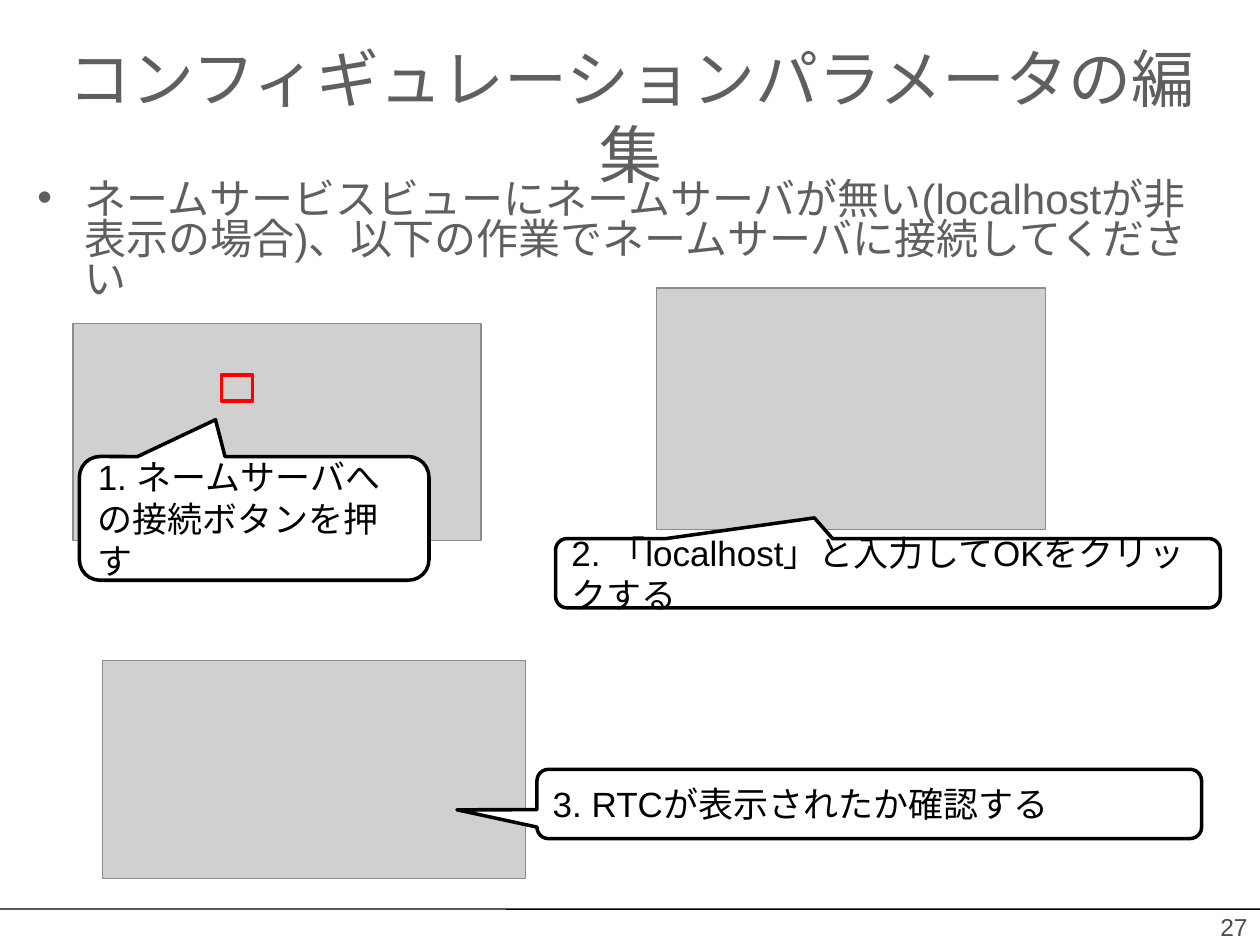
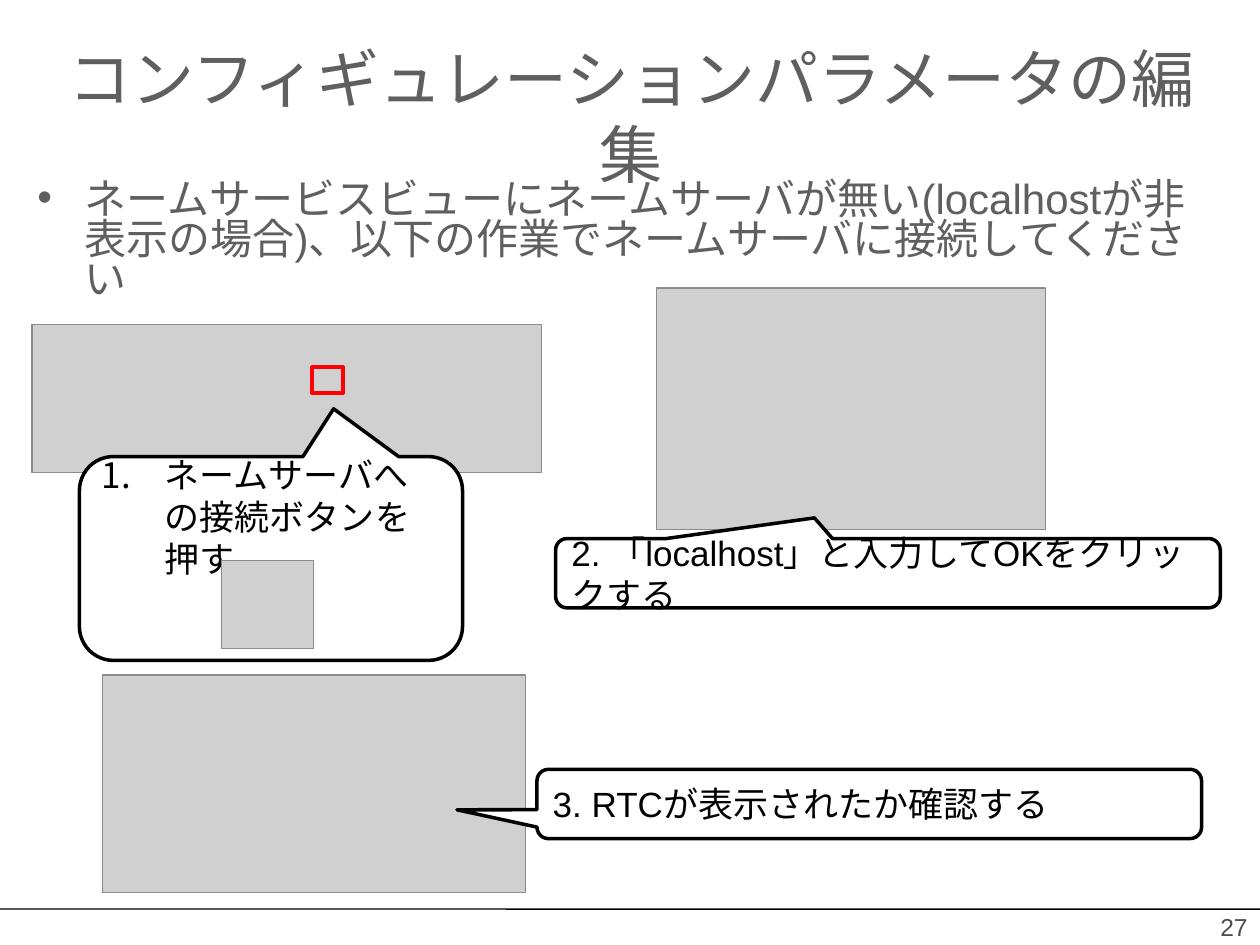
Before and after one commit to OpenRTM/RTM_Tutorial, a slide deck: slide 27 of ppt/Choreonoid入門.pptx. Drawn at 1260x945 pixels with LibreOffice and Linux fonts; fonts in the diff are those of the drawing; grey boxes stand for pictures; background and template pictures are left out. Boxes give left, top, right and bottom in pixels: in the first picture for what was removed or moved away, otherwise in the second. Text is boxed around its words. In the diff, an @@ line names an element or a change of style, - is before the commit and + after.

```diff
--- a/ppt/Choreonoid入門.pptx
+++ b/ppt/Choreonoid入門.pptx
@@ picture: place and size @@
-picture at (73,324,481,541)
+picture at (32,324,541,472)
@@ rectangle: place and size @@
-rectangle at (222,374,253,401)
+rectangle at (312,367,344,393)
@@ rounded speech box "ネームサーバへの接続ボタンを押す": place and size @@
-rounded speech box "ネームサーバへの接続ボタンを押す" at (79,456,428,580)
+rounded speech box "ネームサーバへの接続ボタンを押す" at (79,456,462,660)
@@ rounded speech box "ネームサーバへの接続ボタンを押す" at (79,456,462,660): proportions changed @@
@@ text in rounded speech box at (165,453,410,582): text changed @@
-1. ネームサーバへの接続ボタンを押す
+1. ネームサーバへの接続ボタンを押す
@@ picture added at (222,561,314,649) @@
@@ picture: place and size @@
-picture at (103,660,525,878)
+picture at (103,675,525,893)
```
Also in this commit, not shown: 15 other slides changed, 32 other files.
